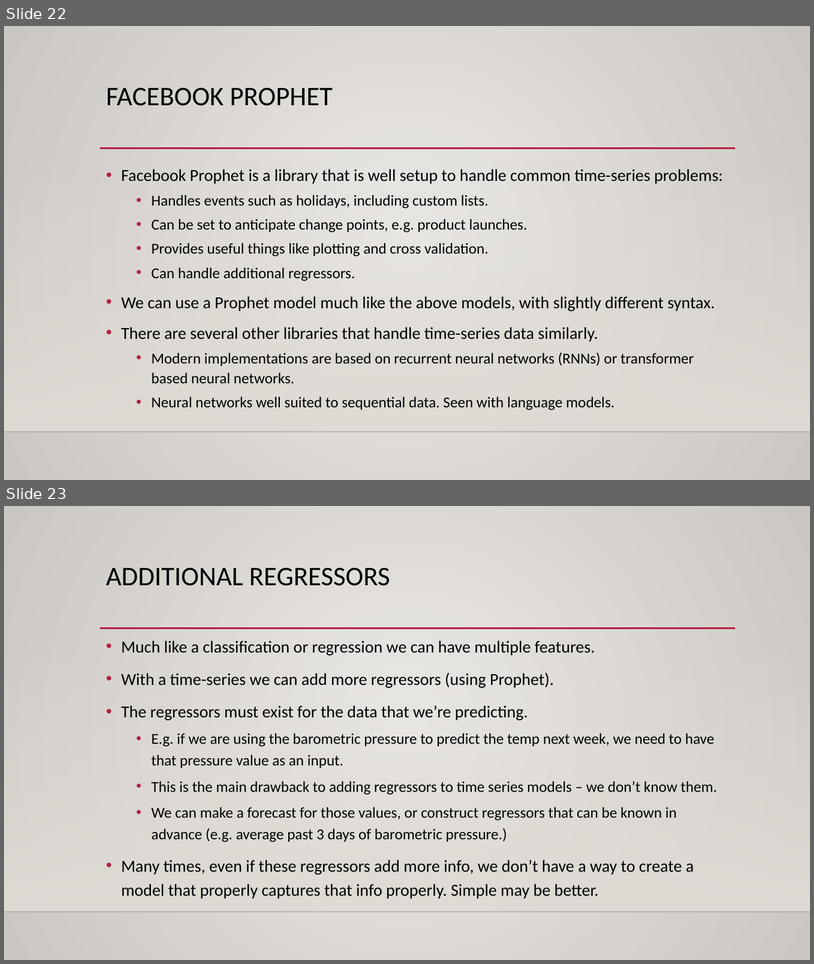
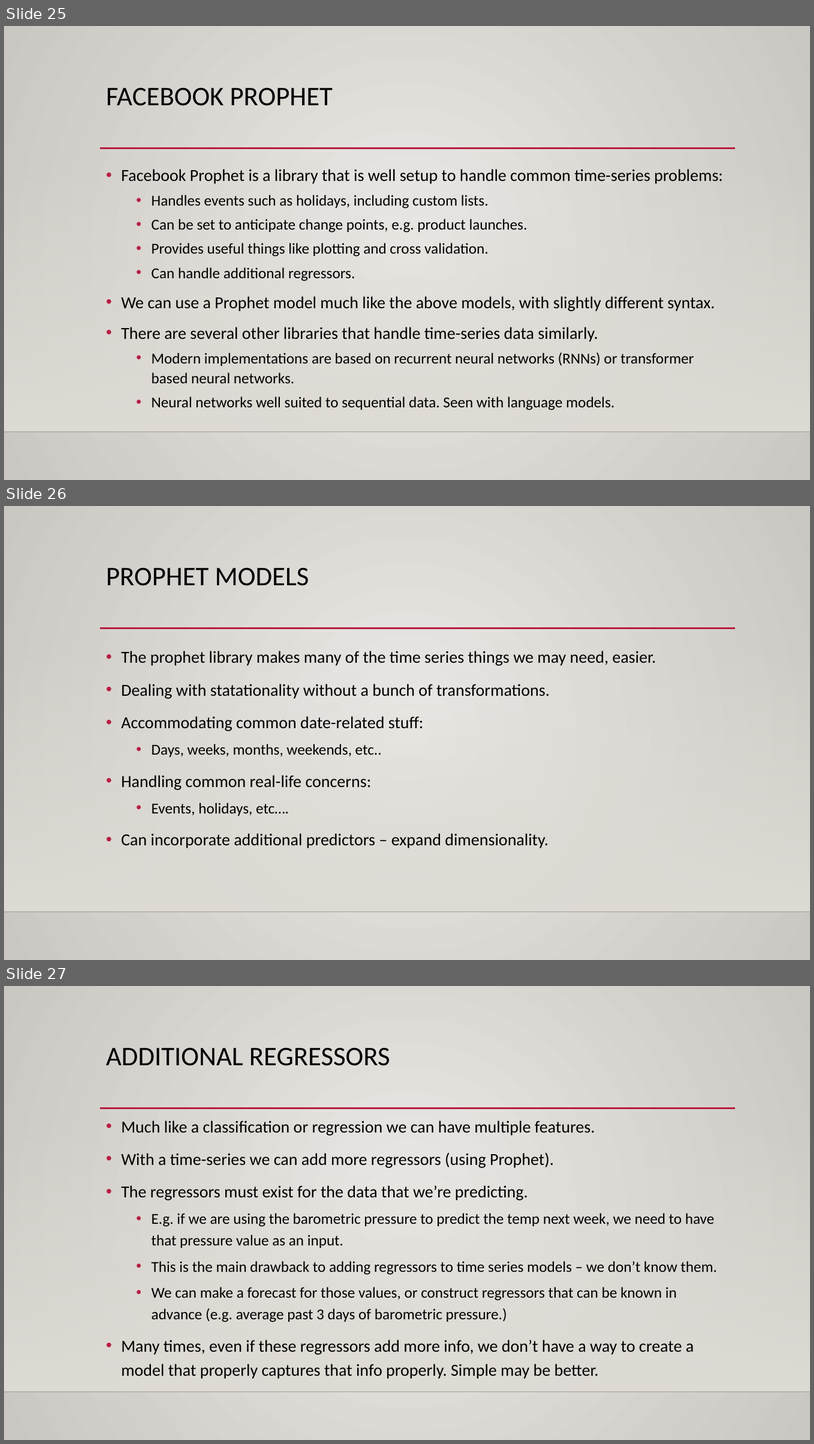
Before and after one commit to calvint13/Intro_to_Machine_Learning_Student_Workbooks, a slide deck: reference_content/Slides/TimeSeries.pptx. Shown one above the other, each under a label of ours: slides 22 and 23 before the commit, slides 25, 26 and 27 after it. The pictures are 814x964 and 814x1444 pixels, drawn with LibreOffice and Linux fonts; fonts in the diff are those of the drawing; background and template pictures are left out. Boxes give left, top, right and bottom in pixels: in the first picture for what was removed or moved away, otherwise in the second. Text is boxed around its words. In the diff, an @@ line names an element or a change of style, - is before the commit and + after.

```diff
--- a/reference_content/Slides/TimeSeries.pptx
+++ b/reference_content/Slides/TimeSeries.pptx
@@ slide 26 added at bbox=[4, 506, 810, 960], background gradient #ECEAE7 to #CAC7C1; not listed: 3 template elements that a slide beside it also shows @@
@@ title added at bbox=[106, 568, 309, 586], 32 pt, text #000000 @@
+PROPHET MODELS
@@ text added at bbox=[121, 651, 656, 848], 20 pt, text #000000 @@
+• The prophet library makes many of the time series things we may need, easier.
+• Dealing with statationality without a bunch of transformations.
+• Accommodating common date-related stuff:
+  • Days, weeks, months, weekends, etc..
+• Handling common real-life concerns:
+  • Events, holidays, etc….
+• Can incorporate additional predictors – expand dimensionality.
@@ what was slide 22 is now slide 25 @@
@@ what was slide 23 is now slide 27 @@
```
Also in this commit, not shown: 4 slides changed, 4 other slides added, 1 slide removed, 4 other files.
